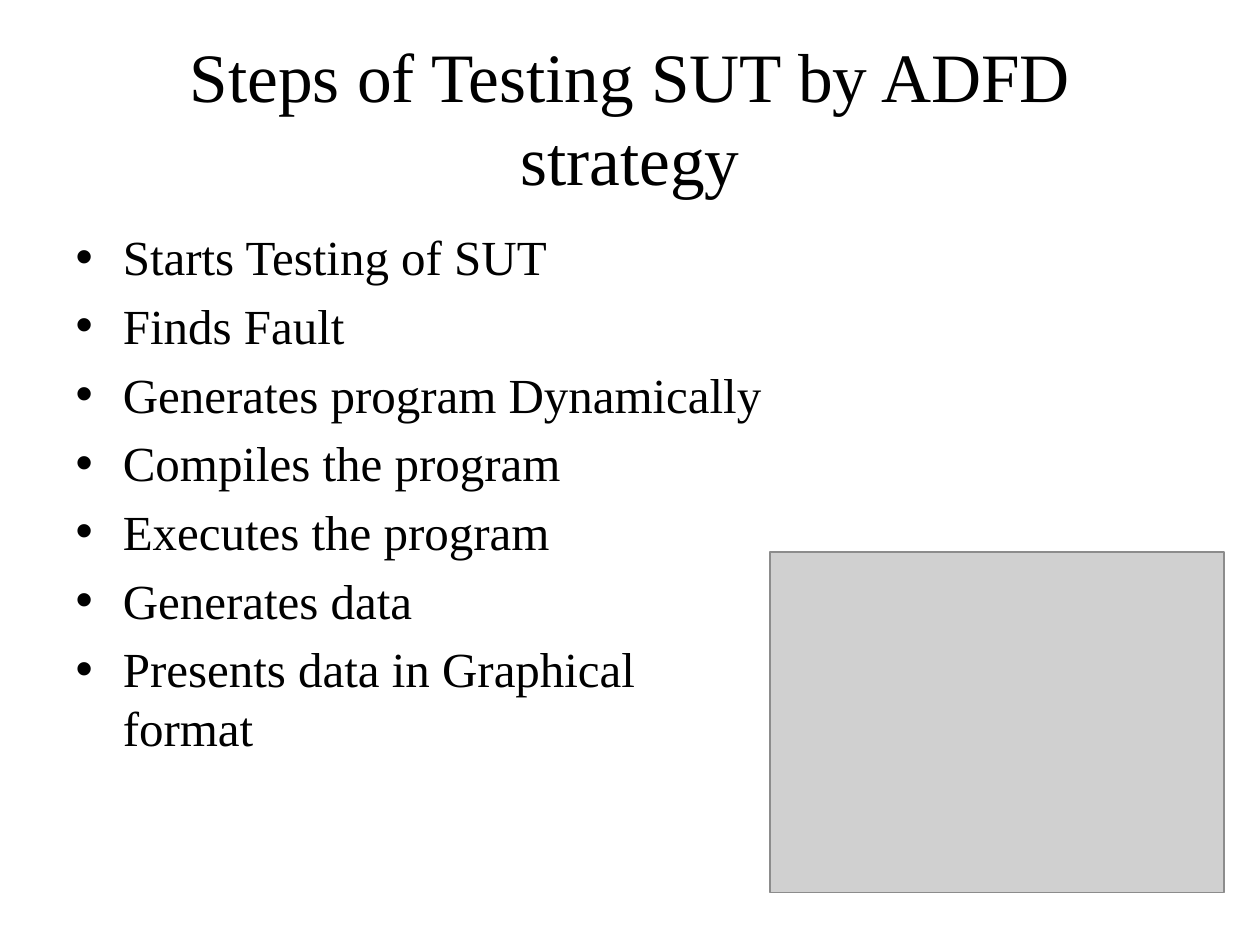
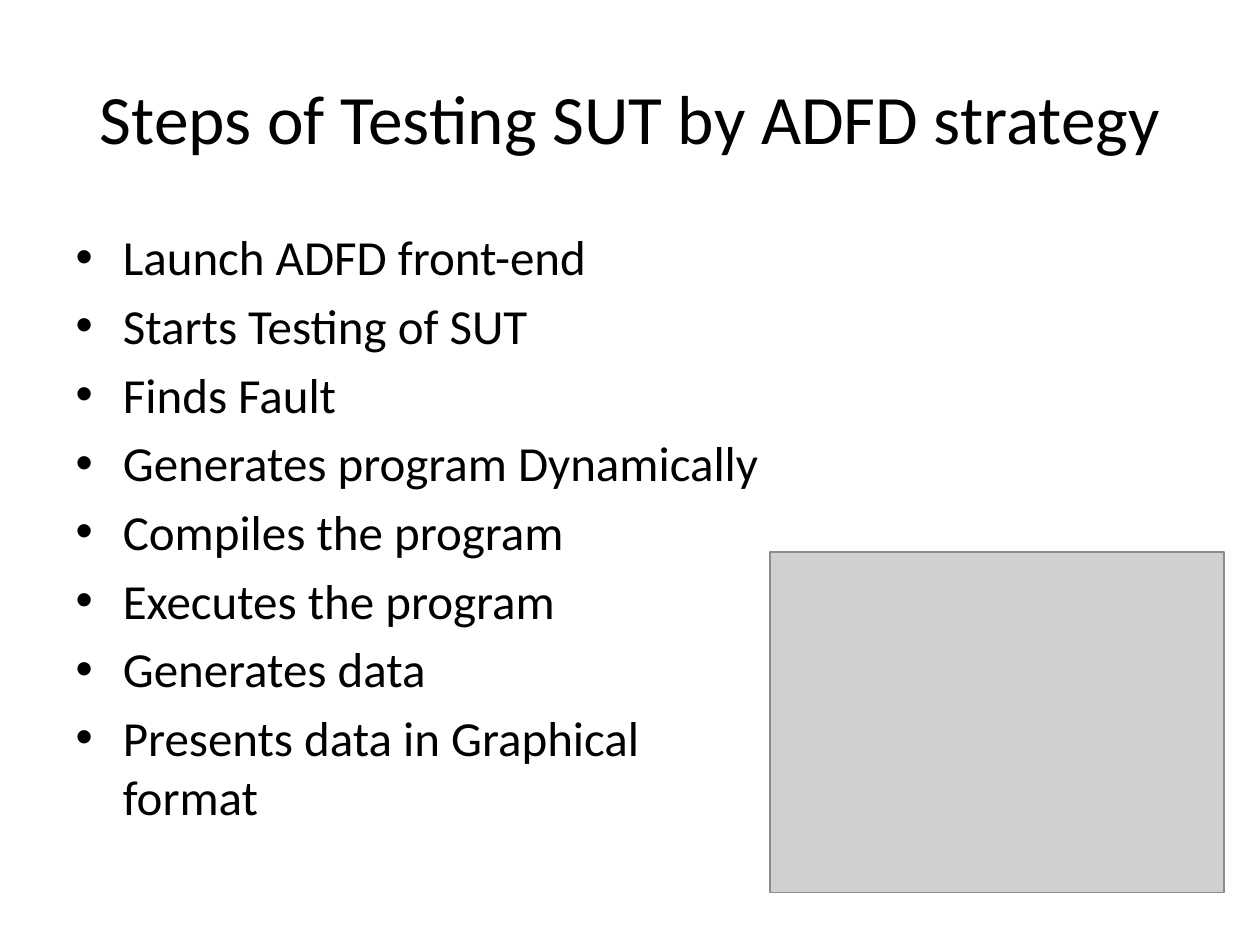
Before and after one commit to maochy/yeti-test, a slide deck: slide 21 of ThesisSeminar/newOne.pptx (slide 18 before the commit). Drawn at 1260x945 pixels with LibreOffice and Linux fonts; fonts in the diff are those of the drawing; grey boxes stand for pictures. Boxes give left, top, right and bottom in pixels: in the first picture for what was removed or moved away, otherwise in the second. Text is boxed around its words. In the diff, an @@ line names an element or a change of style, - is before the commit and + after.

```diff
--- a/ThesisSeminar/newOne.pptx
+++ b/ThesisSeminar/newOne.pptx
@@ title "Steps of Testing SUT by ..." at (100, 96, 1160, 156): font Times New Roman to Calibri @@
@@ text at (123, 241, 586, 276): paragraph added @@
+• Launch ADFD front-end
@@ text at (123, 310, 758, 816): font Times New Roman to Calibri in "Starts Testing of SUT", "Finds Fault", "Generates program Dynamically", "Compiles the program" and 3 more places @@
```
Also in this commit, not shown: 18 other slides changed, 10 slides added, 1 slide removed, 1 other file.
